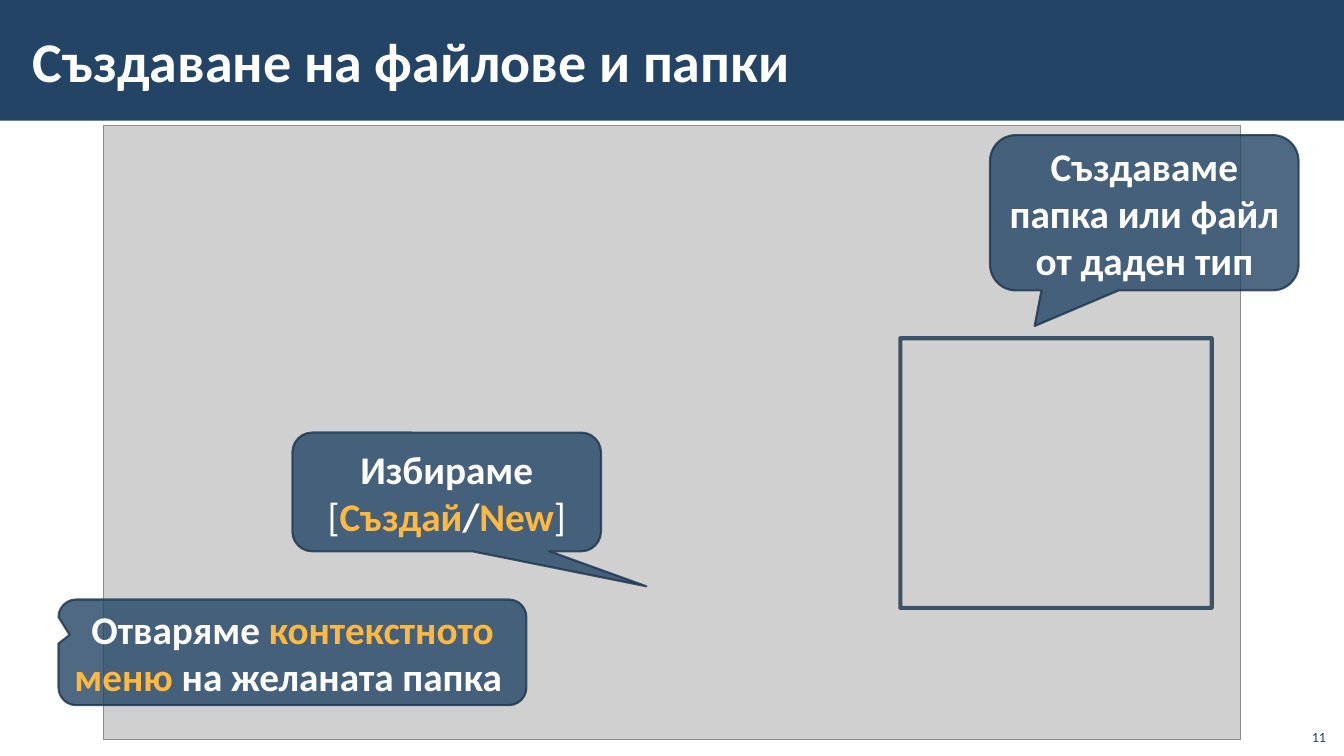
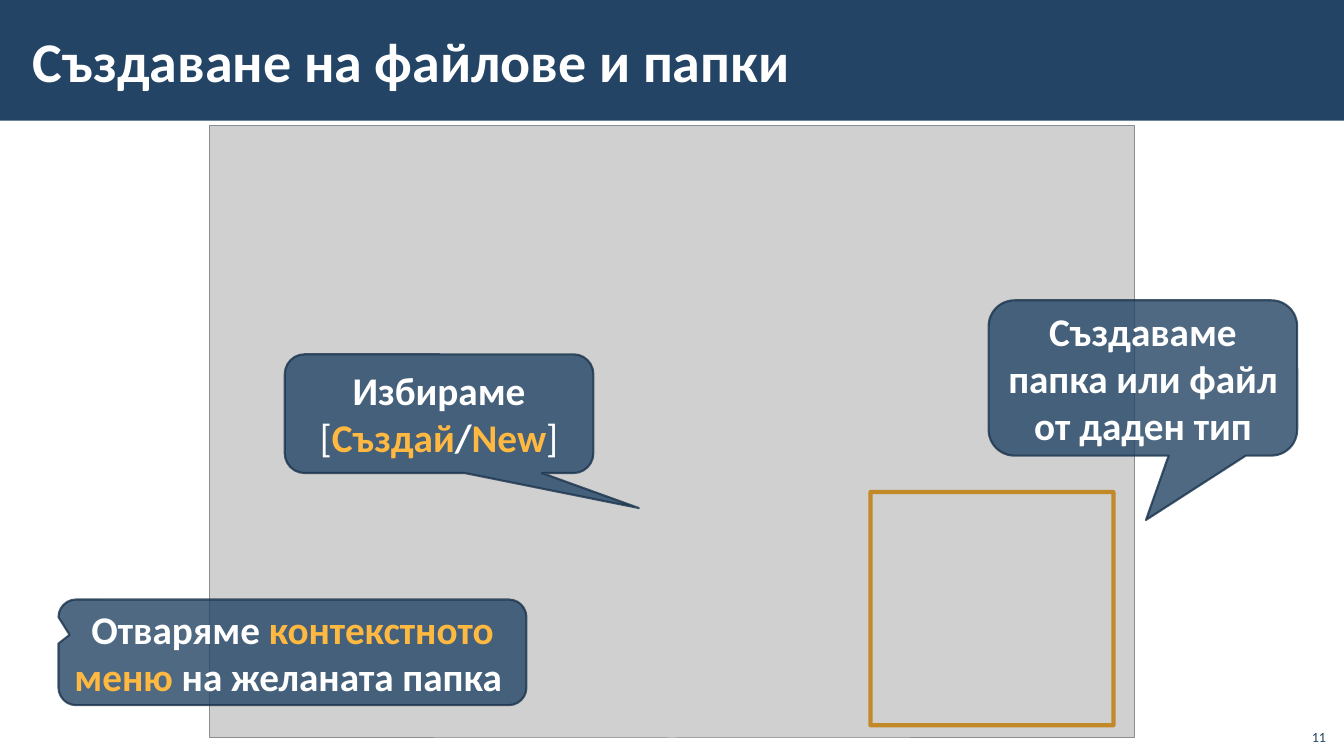
Before and after one commit to BG-IT-Edu/School-Programming, a slide deck: slide 11 of Courses/Computer-Modeling-and-IT/Computer-Modeling-and-IT-5-Class/04-File-System/04-File-System.pptx. Drawn at 1344x756 pixels with LibreOffice and Linux fonts; fonts in the diff are those of the drawing; grey boxes stand for pictures; background and template pictures are left out. Boxes give left, top, right and bottom in pixels: in the first picture for what was removed or moved away, otherwise in the second. Text is boxed around its words. In the diff, an @@ line names an element or a change of style, - is before the commit and + after.

```diff
--- a/Courses/Computer-Modeling-and-IT/Computer-Modeling-and-IT-5-Class/04-File-System/04-File-System.pptx
+++ b/Courses/Computer-Modeling-and-IT/Computer-Modeling-and-IT-5-Class/04-File-System/04-File-System.pptx
@@ picture: place and size @@
-picture at [104,126,1240,739]
+picture at [210,126,1134,738]
@@ rounded speech box "Създаваме папка или файл от ...": place and size @@
-rounded speech box "Създаваме папка или файл от ..." at [990,135,1299,290]
+rounded speech box "Създаваме папка или файл от ..." at [989,300,1298,456]
@@ rounded speech box "Създаваме папка или файл от ..." at [989,300,1298,456]: proportions changed @@
@@ rounded speech box "Избираме [Създай/New]": place and size @@
-rounded speech box "Избираме [Създай/New]" at [292,433,601,552]
+rounded speech box "Избираме [Създай/New]" at [285,355,594,474]
@@ rectangle: place and size @@
-rectangle at [900,339,1212,609]
+rectangle at [871,492,1114,725]
@@ rectangle at [871,492,1114,725]: outline #1A334C 3 pt to #BF7800 3 pt @@
```
Also in this commit, not shown: 17 other slides changed.
